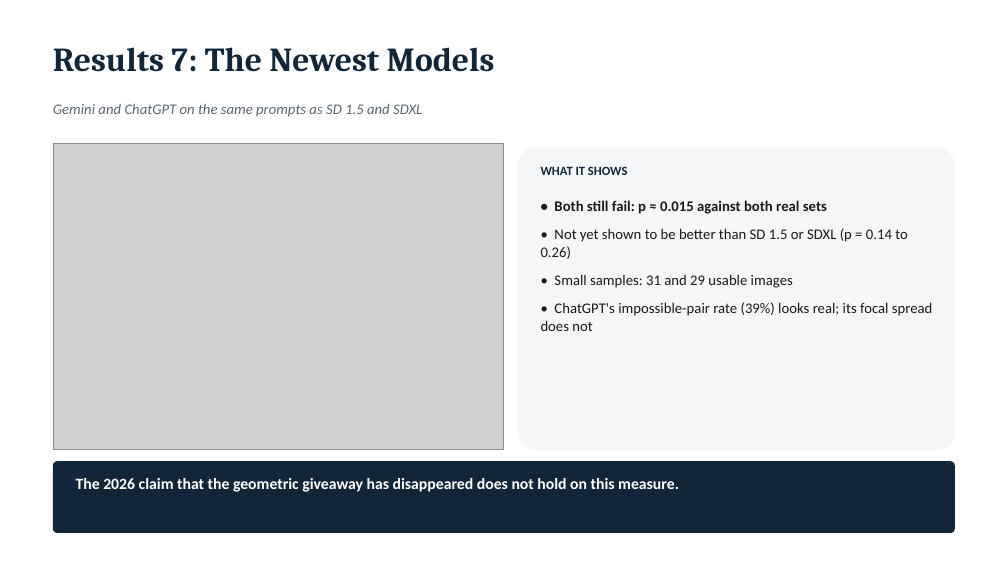
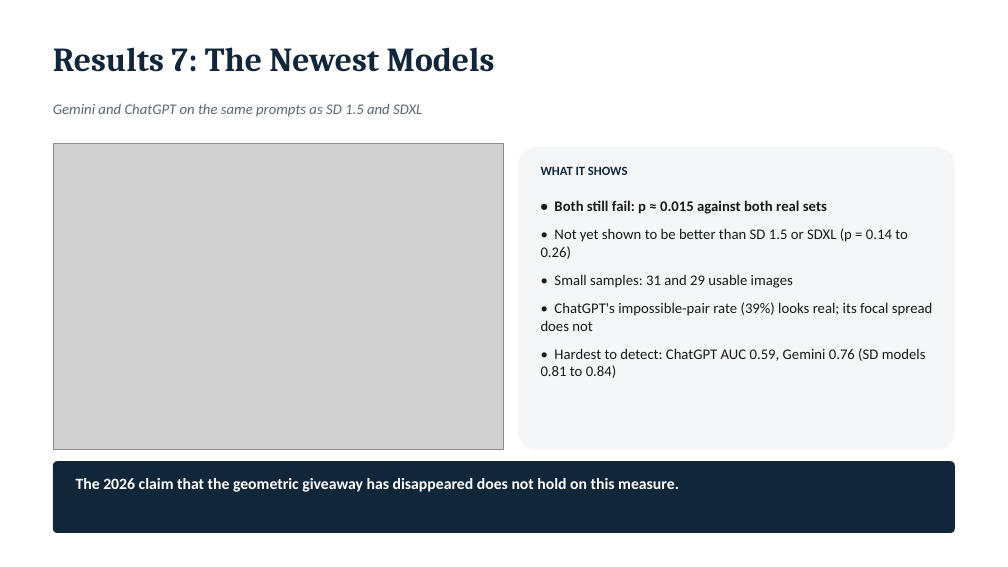
Before and after one commit to eesha5/vanishing-truth, a slide deck: slide 17 of docs/report/CA3_Presentation_Geometric_Consistency.pptx. Drawn at 1008x567 pixels with LibreOffice and Linux fonts; fonts in the diff are those of the drawing; grey boxes stand for pictures. Boxes give left, top, right and bottom in pixels: in the first picture for what was removed or moved away, otherwise in the second. Text is boxed around its words. In the diff, an @@ line names an element or a change of style, - is before the commit and + after.

Commit message:
Slides: app workflow and score-trust slides, detection per generator, GitHub link; classifier comparison script; README sample sizes corrected

```diff
--- a/docs/report/CA3_Presentation_Geometric_Consistency.pptx
+++ b/docs/report/CA3_Presentation_Geometric_Consistency.pptx
@@ text at <box>541,348,926,378</box>: paragraph added @@
+• Hardest to detect: ChatGPT AUC 0.59, Gemini 0.76 (SD models 0.81 to 0.84)
```
Also in this commit, not shown: 2 other slides changed, 2 slides added, 6 other files.
